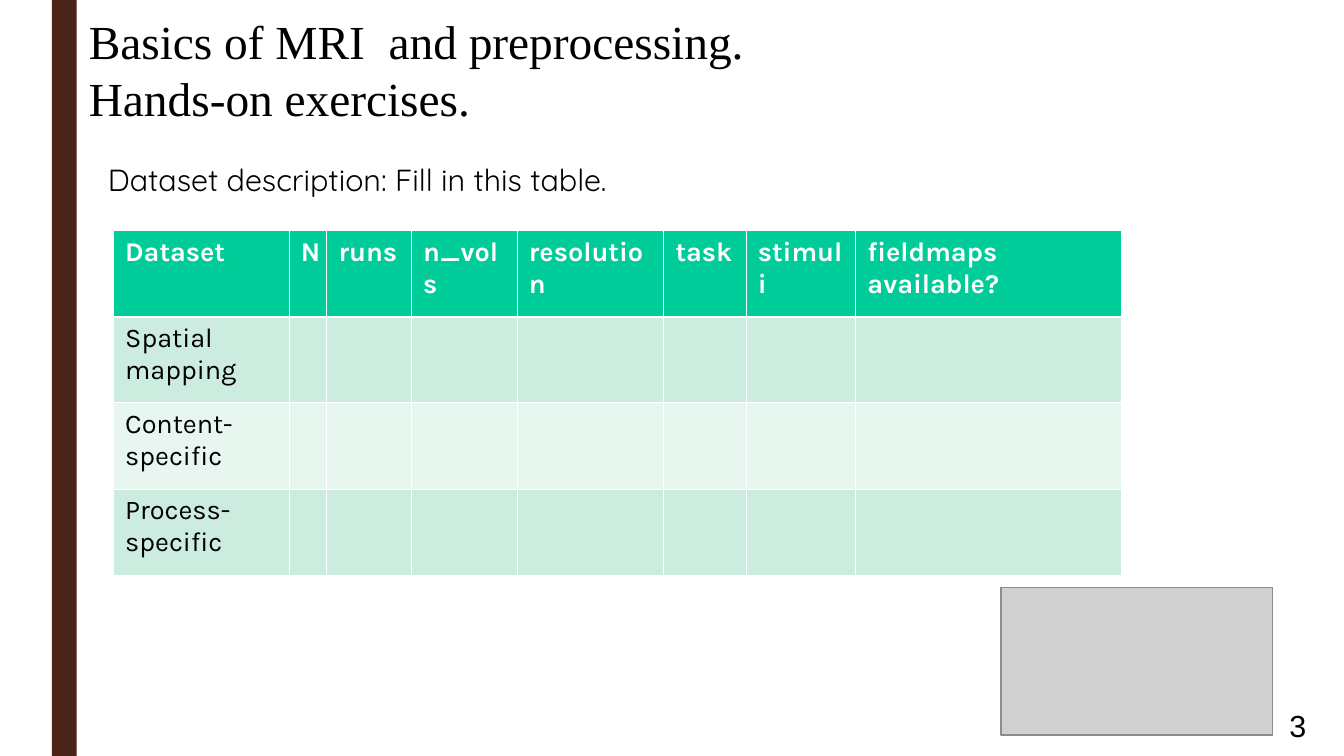
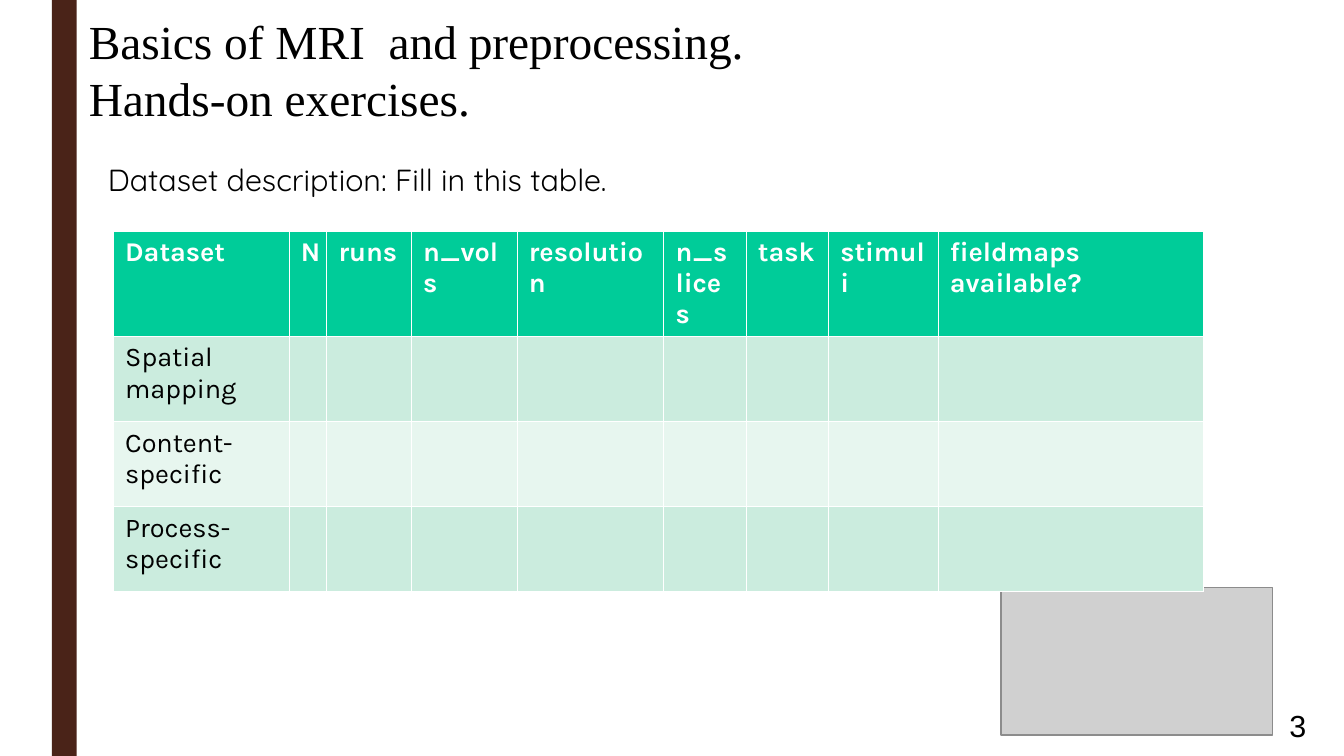
Before and after one commit to ortiztud/fmri_analysis_intro, a slide deck: slide 3 of slides/slides_session-1_hands-on.ppt. Drawn at 1344x756 pixels with LibreOffice and Linux fonts; fonts in the diff are those of the drawing; grey boxes stand for pictures; background and template pictures are left out. Boxes give left, top, right and bottom in pixels: in the first picture for what was removed or moved away, otherwise in the second. Text is boxed around its words. In the diff, an @@ line names an element or a change of style, - is before the commit and + after.

Commit message:
update slides

```diff
--- a/slides/slides_session-1_hands-on.ppt
+++ b/slides/slides_session-1_hands-on.ppt
@@ table at [113, 231, 1205, 578] @@
+column 6: n_slices |  |  | 
@@ table: place and size @@
-table at [113, 231, 1122, 561]
+table at [113, 231, 1205, 578]
```
